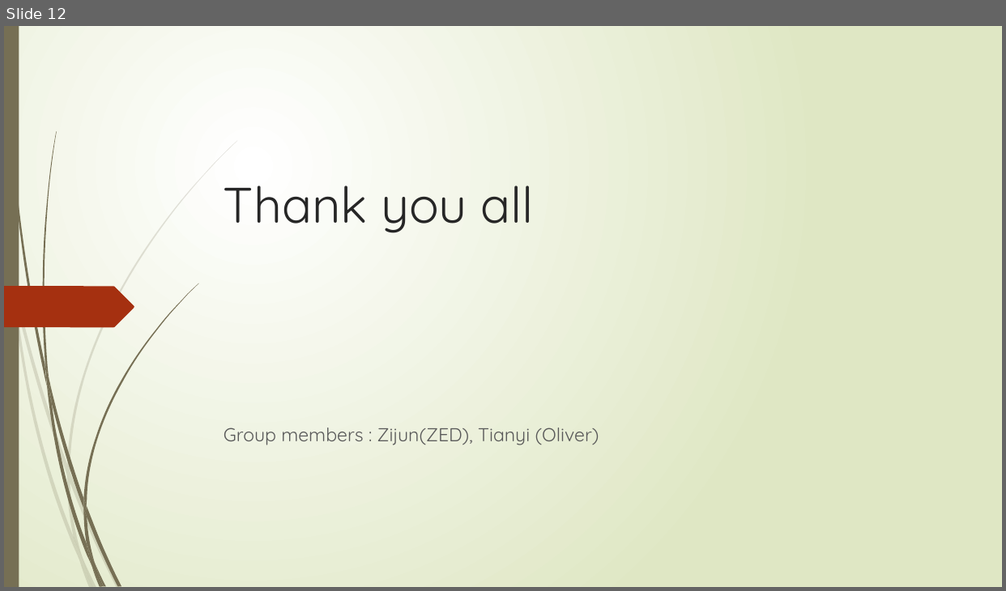
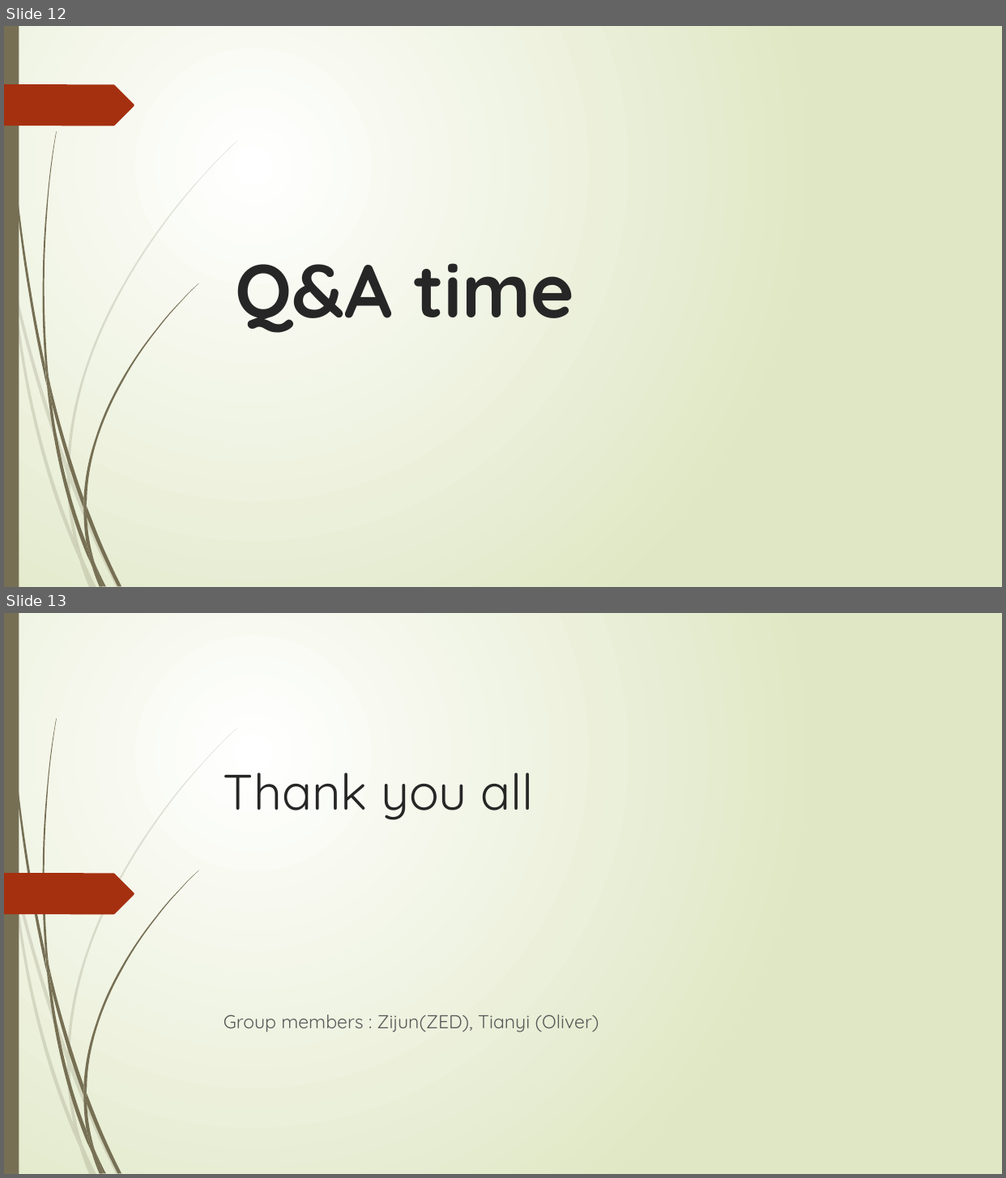
Before and after one commit to CaviarChen/InfoProject3, a slide deck: presentation for INFO20002 project.pptx. Shown one above the other, each under a label of ours: slide 12 before the commit, slides 12 and 13 after it. The pictures are 1006x591 and 1006x1178 pixels, drawn with LibreOffice and Linux fonts; fonts in the diff are those of the drawing. Boxes give left, top, right and bottom in pixels: in the first picture for what was removed or moved away, otherwise in the second. Text is boxed around its words. In the diff, an @@ line names an element or a change of style, - is before the commit and + after.

```diff
--- a/presentation for INFO20002 project.pptx
+++ b/presentation for INFO20002 project.pptx
@@ slide 12 added at [4,26,1002,587], background gradient #FFFFFF to #DFE8C4; not listed: 23 template elements that a slide beside it also shows @@
@@ freeform shape added at [4,84,134,126], fill #A53010 @@
@@ title added at [236,263,574,333], 72 pt, text #262626, bold @@
+Q&A time
@@ what was slide 12 is now slide 13 @@
```
Also in this commit, not shown: 2 other files.
